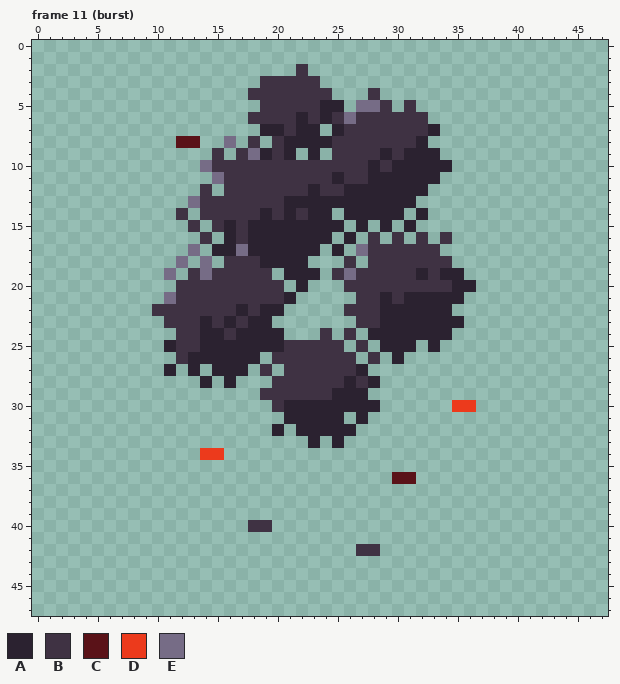
Two states of a pixel-art file, assets/source/vfx/explosion/vfx_01.ase. Above, as it was before the edit.
48x48 pixels, 11 frames. Colours within 5 levels of each other are drawn and written as one. Shown: frame 11 (burst). The commit also changed other frames, which this record leaves out.
Palette (. is transparent): A #2b2230  B #3f3243  C #5a1218  D #ec3a1c  E #766c86
Pixels before, frame 11 (burst), first column x 10:
 2 ............B..............
 3 .........BBBBB.............
 4 ........BBBBBBB...B........
 5 .........BBBBBAA.EEB.B.....
 6 ........BBBBABABEBBBBBB....
 7 .........AABAA.ABBBBBBBA...
 8 ..CC..E.B.BAAAABBBBBBBA....
 9 .....B.BEABA.A.BBBBABAAA...
10 ....EBBBBBBBBBBBBBABAAAAA..
11 .....EBBBBBBBBBABBAAAAAA...
12 ....B.BBBBBBBABBAAAAAAA....
13 ...EBBBBBBBAAAAAAAAAAA.....
14 ..B.BBBBBABABAA.AAAAA.A....
15 ...B.BABAAAAAAAA.A.A.A.....
16 ....B.ABAAAAAAA.A.B.B.B.B..
17 ...E.AAEAAAAAA.A.EBBBBBB...
18 ..E.E.BBBAAAA...B.BBBBBBB..
19 .E.BEBBBBB.AAA.BEBBBBBABAA.
20 ..BBBBBBBBB.A...BBBBBBBBBAA
21 .EBBBBBBBBBA.....BBABAAAAA.
22 BBBBBBBABAA.....BBBAAAAAA..
23 .BBBABABAA.......BBAAAAAAA.
24 ..BBAABAAAA...B.B.AAAAAAA..
25 .ABBAAAAAAABBBBB.B.AAA.A...
26 ..BAAAAAA.BBBBBBB.B.A......
27 .A.A.AAA.B.BBBBBBA.........
28 ....A.A...BBBBBBABA........
29 .........BBBBBBAAA.........
30 ..........BAAAAAAAA......DD
31 ...........AAAAA.A.........
32 ..........A.AAAAA..........
33 .............A.A...........
34 ....DD.....................
35 ...........................
36 ....................CC.....
37 ...........................
38 ...........................
39 ...........................
40 ........BB.................
41 ...........................
42 .................BB........
After:
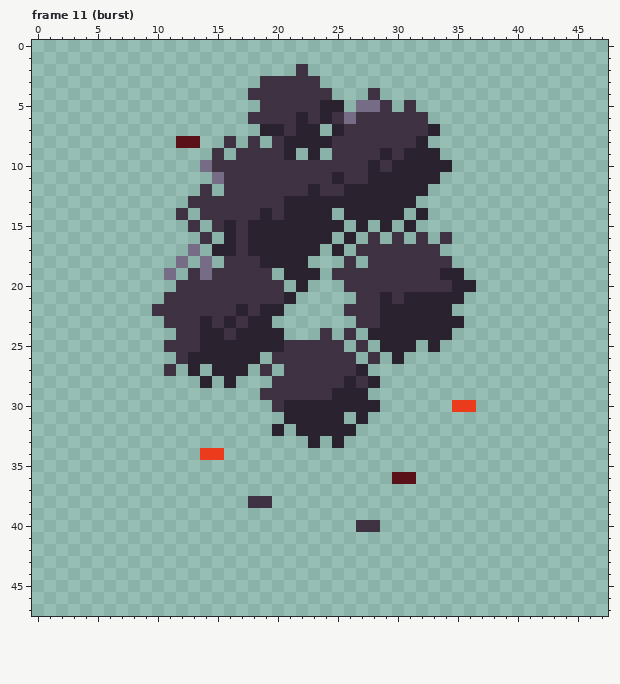
Edits made:
Changed rows in their new state; - is an unchanged pixel.
Frame 11 (burst):
first column x 16:
 8 B---
 9 --BB
first column x 11:
13 --B-------------------
14 -----------A----------
17 ------B---------B-----
19 ---------------B-----B
21 B---------------------
first column x 11:
25 B
27 B
first column x 18:
38 BB---------
40 ..-------BB
42 ---------..
Pixel boxes of the changes (left, top, right, bottom) in both pictures:
changed: (188, 136, 308, 256)
changed: (344, 244, 428, 280)
changed: (164, 292, 176, 376)
changed: (248, 496, 272, 532)
changed: (356, 520, 380, 556)
